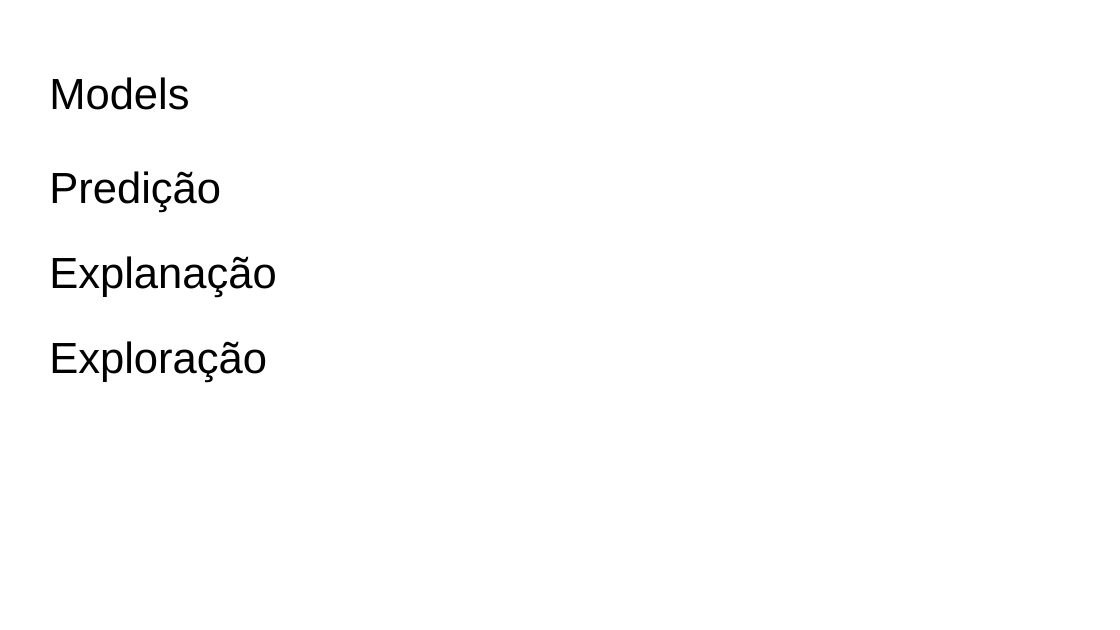
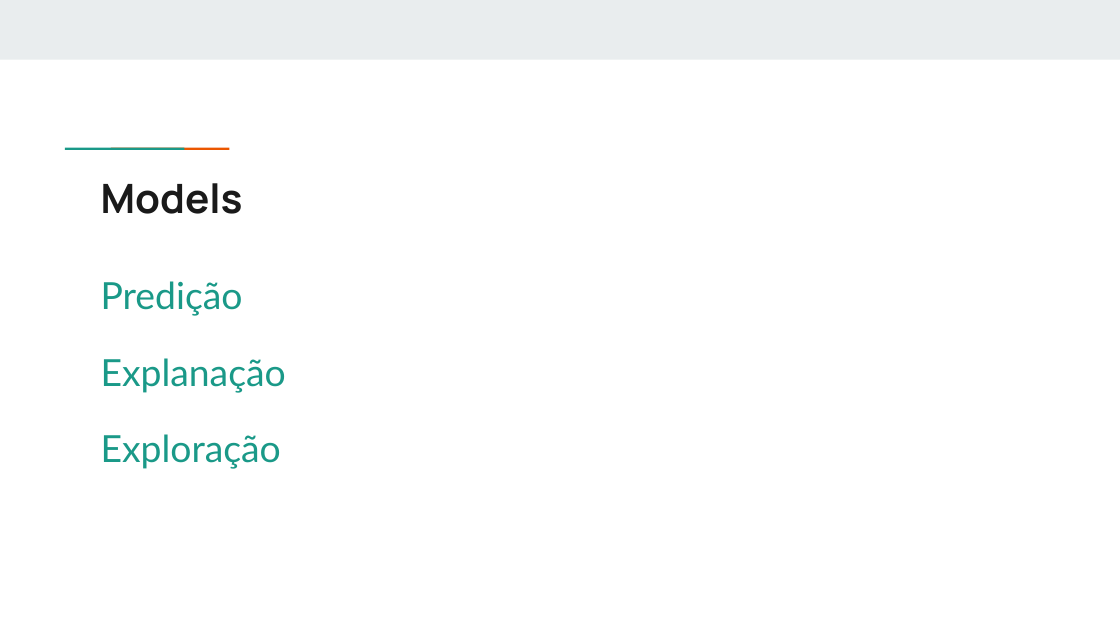
Before and after one commit to if1015-datascience-ufpe/2018-1-ex2-amnv, a slide deck: slide 10 of Slides Exercício 2 Ciência de dados.pptx. Drawn at 1120x630 pixels with LibreOffice and Linux fonts; fonts in the diff are those of the drawing. Boxes give left, top, right and bottom in pixels: in the first picture for what was removed or moved away, otherwise in the second. Text is boxed around its words. In the diff, an @@ line names an element or a change of style, - is before the commit and + after.

Commit message:
Atualização do layout dos slides

```diff
--- a/Slides Exercício 2 Ciência de dados.pptx
+++ b/Slides Exercício 2 Ciência de dados.pptx
@@ rectangle added at [0, 0, 1120, 59], fill #E9EDEE @@
@@ rectangle added at [102, 146, 148, 151], fill #1A9988 @@
@@ rectangle added at [147, 146, 193, 151], fill #EB5600 @@
@@ title "Models": place and size @@
-title "Models" at [49, 77, 189, 110]
+title "Models" at [101, 183, 243, 214]
@@ title "Models" at [101, 183, 243, 214]: size 28 to 26 pt, font Arial to Manrope, text colour #000000 to #1A1A1A, bold on @@
@@ text "Predição": place and size @@
-text "Predição" at [49, 171, 276, 382]
+text "Predição" at [101, 281, 286, 469]
@@ text "Predição" at [101, 281, 286, 469]: size 28 to 24 pt, font Arial to Lato, text colour #000000 to #1A9988 @@
```
Also in this commit, not shown: 14 other slides changed, 1 other file.
